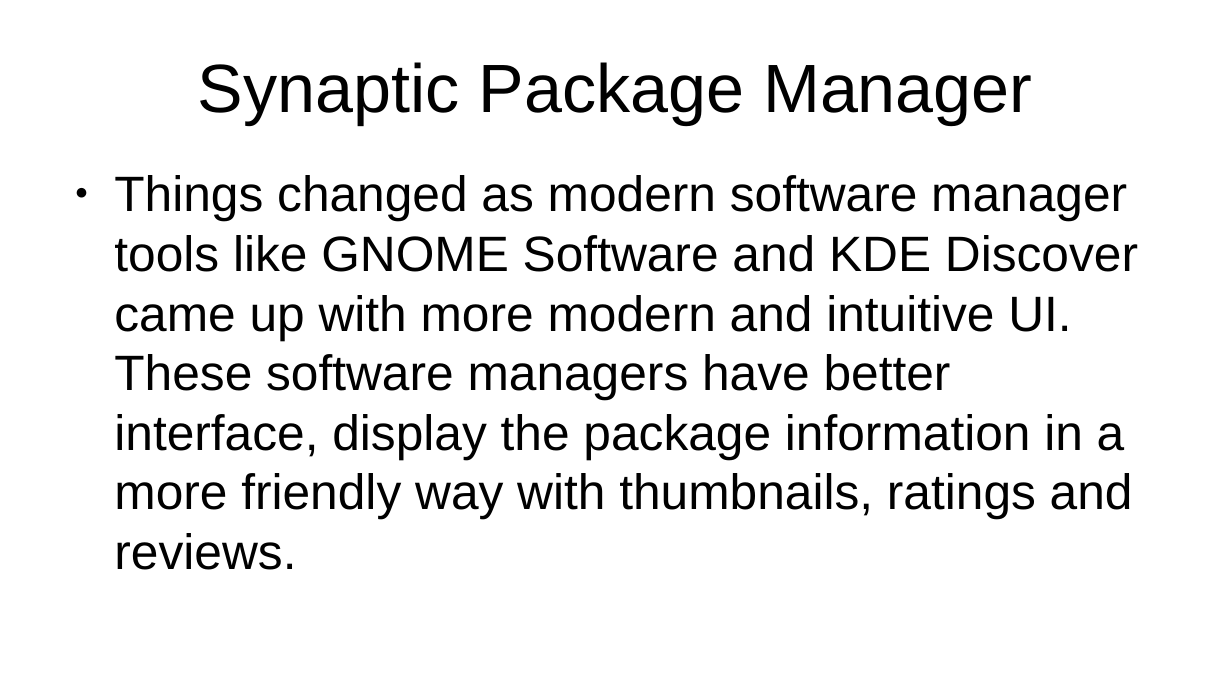
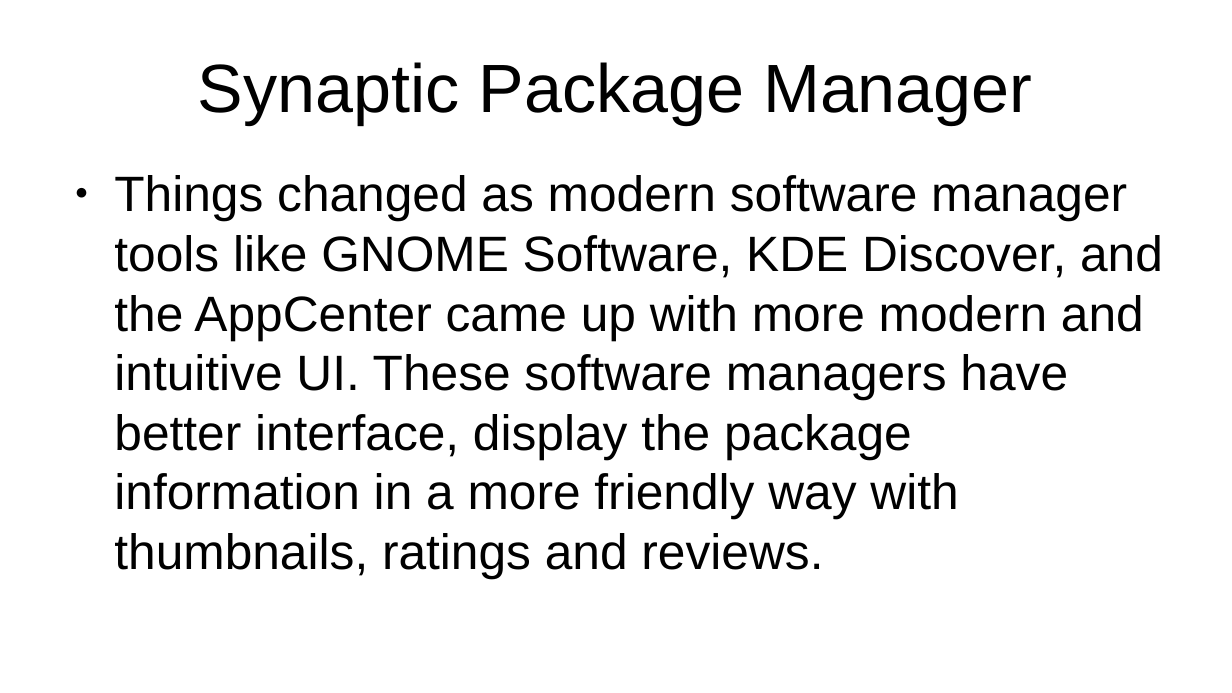
Before and after one commit to CochiseLinuxUsersGroup/Presentations, a slide deck: slide 5 of SynapticPackageManager.odp. Drawn at 1232x693 pixels with LibreOffice and Linux fonts; fonts in the diff are those of the drawing. Boxes give left, top, right and bottom in pixels: in the first picture for what was removed or moved away, otherwise in the second. Text is boxed around its words. In the diff, an @@ line names an element or a change of style, - is before the commit and + after.

```diff
--- a/SynapticPackageManager.odp
+++ b/SynapticPackageManager.odp
@@ text at [114,175,1163,579]: text changed @@
-● Things changed as modern software manager tools like GNOME Software and KDE Discover came up with more modern and intuitive UI. These software managers have better interface, display the package information in a more friendly way with thumbnails, ratings and reviews.
+● Things changed as modern software manager tools like GNOME Software, KDE Discover, and the AppCenter came up with more modern and intuitive UI. These software managers have better interface, display the package information in a more friendly way with thumbnails, ratings and reviews.
```
Also in this commit, not shown: 2 other slides changed, 1 slide added.
